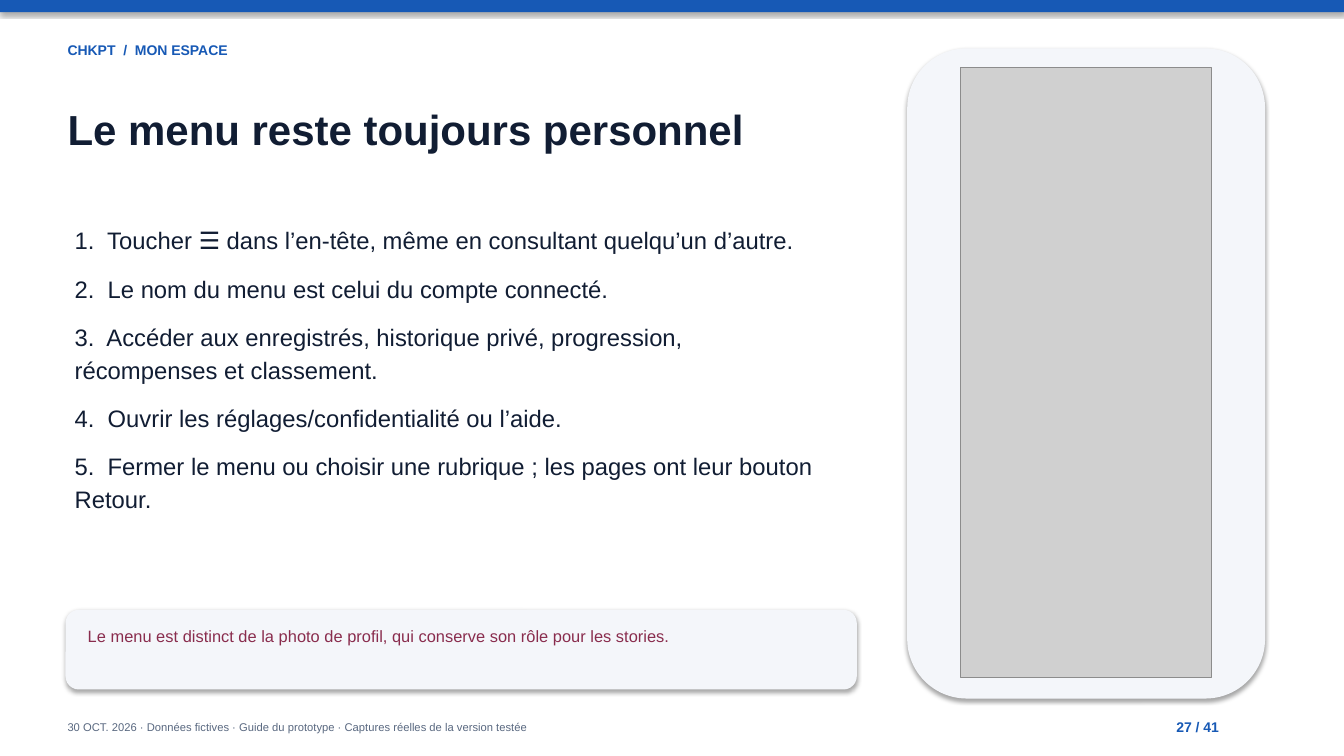
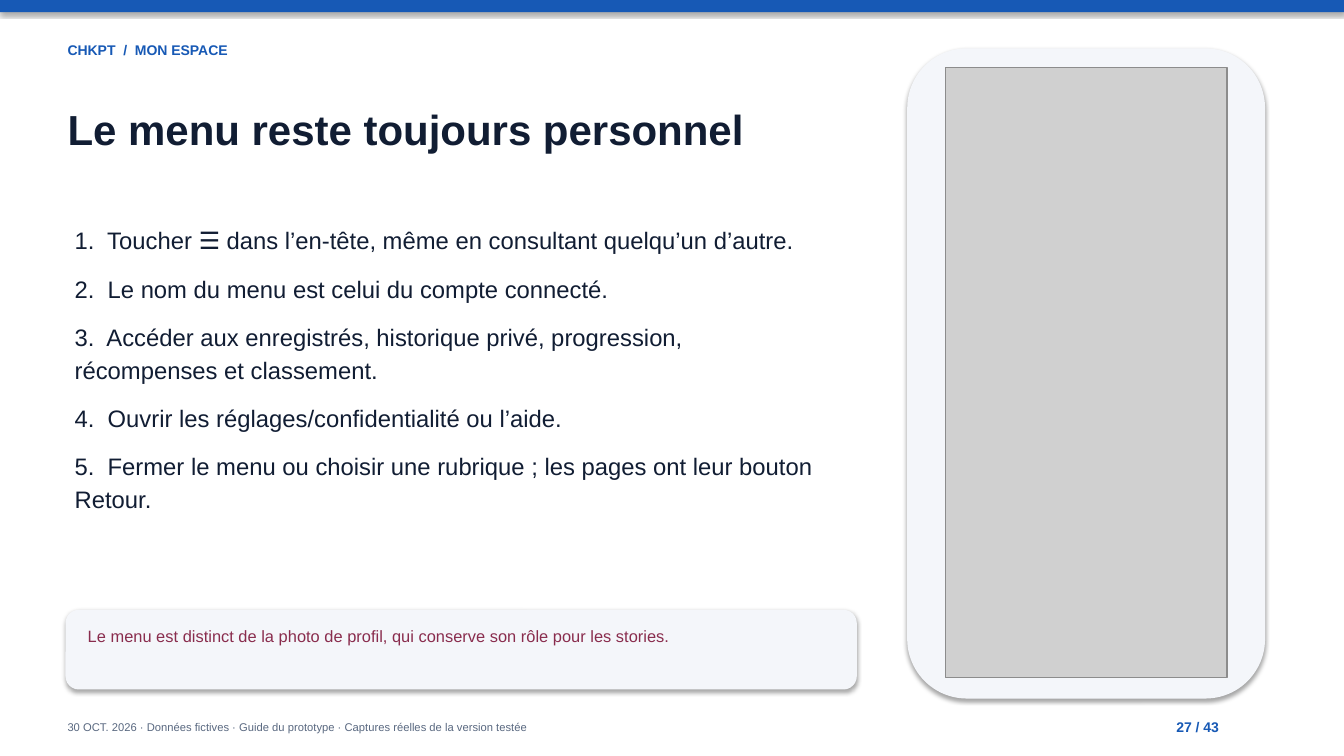
Before and after one commit to youattarae/chkpt-by-red-loop, a slide deck: slide 27 of CHKPT_CODEX_GITHUB_PRET_A_IMPORTER/docs/GUIDE_UTILISATION_COMPLET.pptx. Drawn at 1344x756 pixels with LibreOffice and Linux fonts; fonts in the diff are those of the drawing; grey boxes stand for pictures. Boxes give left, top, right and bottom in pixels: in the first picture for what was removed or moved away, otherwise in the second. Text is boxed around its words. In the diff, an @@ line names an element or a change of style, - is before the commit and + after.

```diff
--- a/CHKPT_CODEX_GITHUB_PRET_A_IMPORTER/docs/GUIDE_UTILISATION_COMPLET.pptx
+++ b/CHKPT_CODEX_GITHUB_PRET_A_IMPORTER/docs/GUIDE_UTILISATION_COMPLET.pptx
@@ picture: place and size @@
-picture at (961, 68, 1211, 678)
+picture at (946, 68, 1228, 678)
@@ text at (1176, 722, 1219, 732): text changed @@
-27 / 41
+27 / 43
```
Also in this commit, not shown: 40 other slides changed, 2 slides added, 21 other files.
